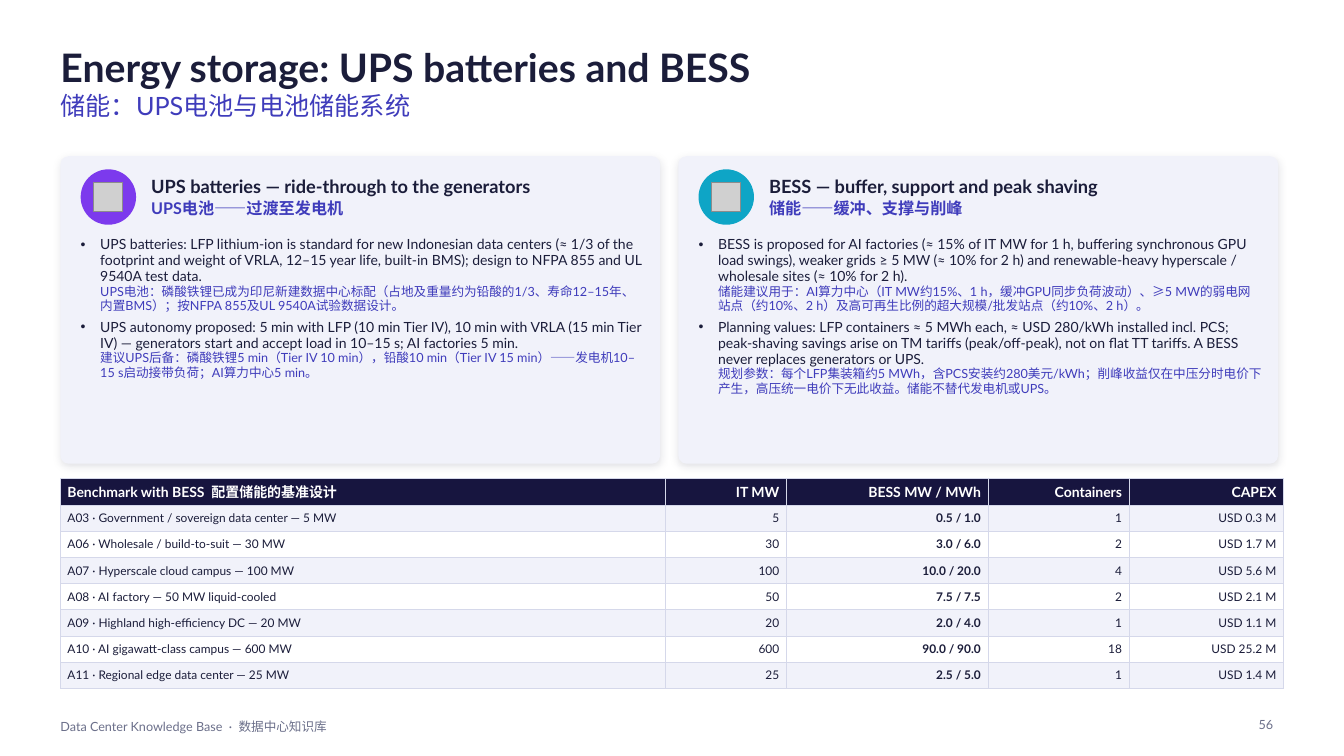
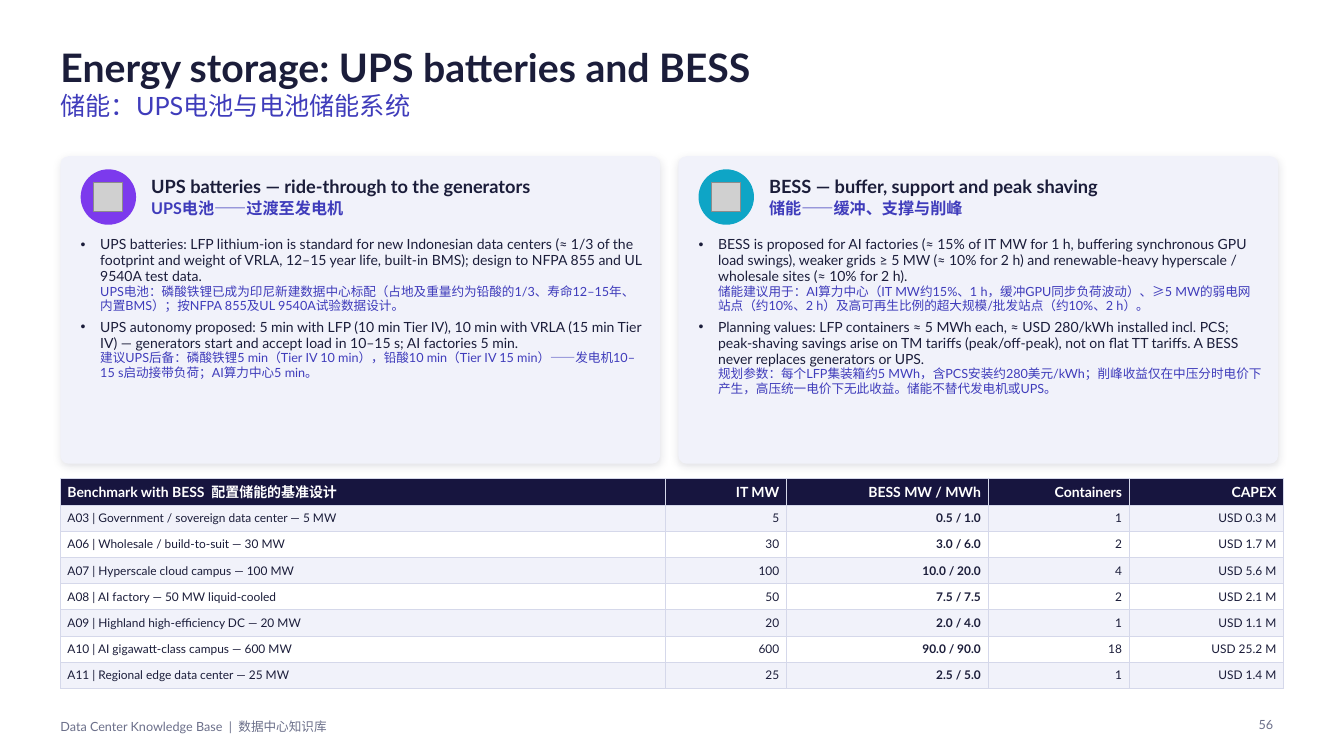
Before and after one commit to Alexandervsq/Data-Center-Project-Assessment, a slide deck: slide 56 of downloads/Data Center Knowledge Base (EN-ZH).pptx. Drawn at 1344x756 pixels with LibreOffice and Linux fonts; fonts in the diff are those of the drawing; grey boxes stand for pictures. Boxes give left, top, right and bottom in pixels: in the first picture for what was removed or moved away, otherwise in the second. Text is boxed around its words. In the diff, an @@ line names an element or a change of style, - is before the commit and + after.

```diff
--- a/downloads/Data Center Knowledge Base (EN-ZH).pptx
+++ b/downloads/Data Center Knowledge Base (EN-ZH).pptx
@@ table at box(60, 479, 1284, 685) @@
-row 2, column 1: A03 · Government / sovereign data center — 5 MW
+row 2, column 1: A03 | Government / sovereign data center — 5 MW
-row 3, column 1: A06 · Wholesale / build-to-suit — 30 MW
+row 3, column 1: A06 | Wholesale / build-to-suit — 30 MW
-row 4, column 1: A07 · Hyperscale cloud campus — 100 MW
+row 4, column 1: A07 | Hyperscale cloud campus — 100 MW
-row 5, column 1: A08 · AI factory — 50 MW liquid-cooled
+row 5, column 1: A08 | AI factory — 50 MW liquid-cooled
-row 6, column 1: A09 · Highland high-efficiency DC — 20 MW
+row 6, column 1: A09 | Highland high-efficiency DC — 20 MW
-row 7, column 1: A10 · AI gigawatt-class campus — 600 MW
+row 7, column 1: A10 | AI gigawatt-class campus — 600 MW
-row 8, column 1: A11 · Regional edge data center — 25 MW
+row 8, column 1: A11 | Regional edge data center — 25 MW
@@ text at box(60, 720, 326, 734): text changed @@
-Data Center Knowledge Base · 数据中心知识库
+Data Center Knowledge Base | 数据中心知识库
```
Also in this commit, not shown: 78 other slides changed, 22 other files.
